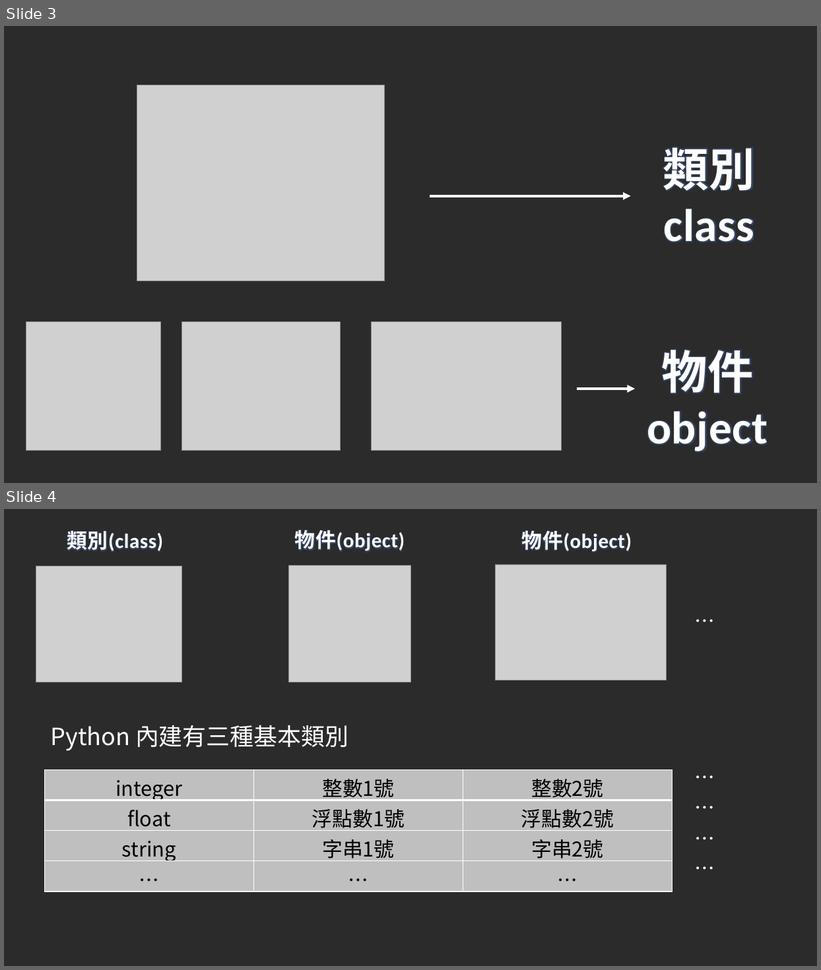
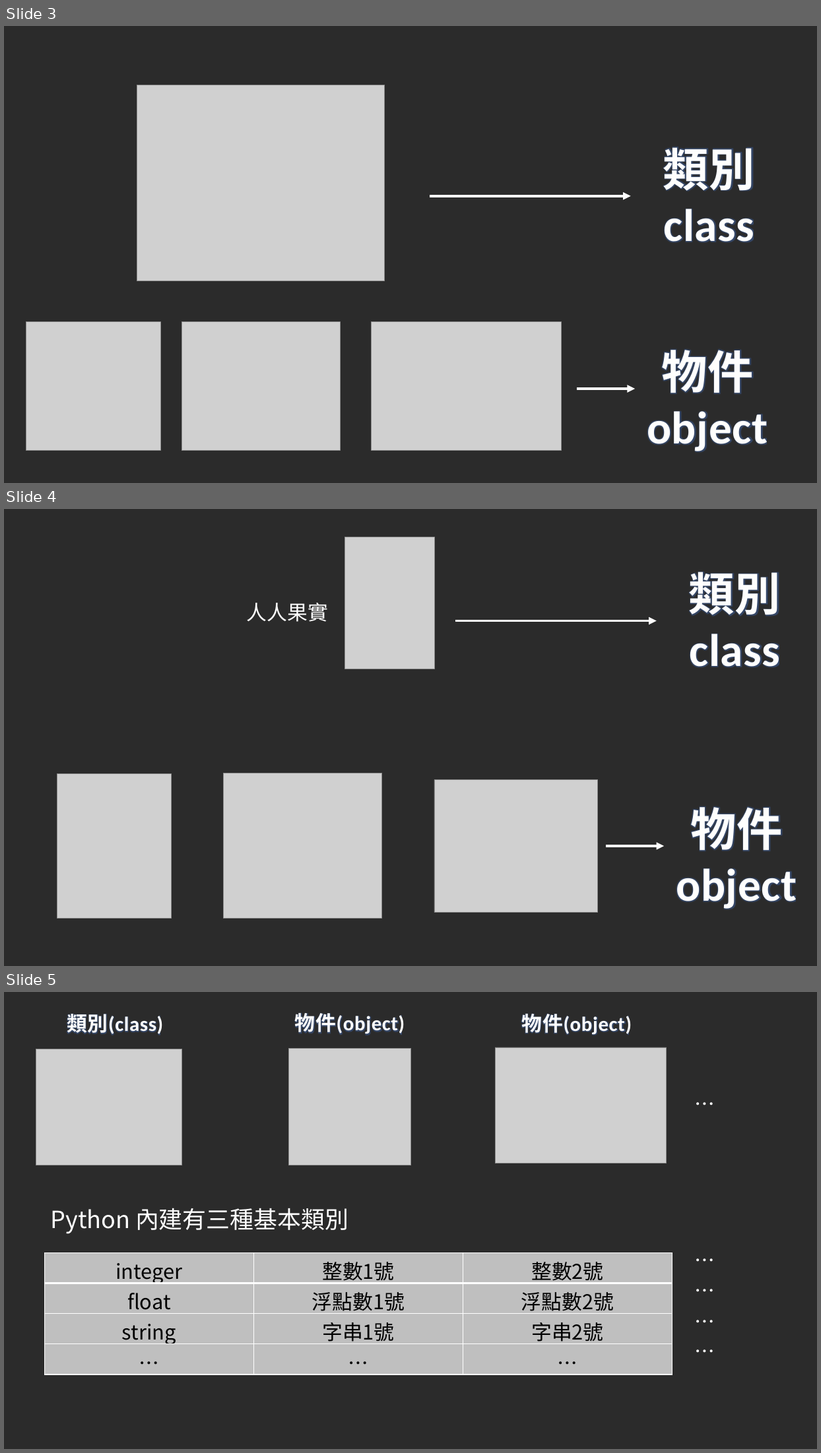
Before and after one commit to mychuang/AIworkshop, a slide deck: AIforWeather_ch02.pptx. Shown one above the other, each under a label of ours: slides 3 and 4 before the commit, slides 3, 4 and 5 after it. The pictures are 821x970 and 821x1453 pixels, drawn with LibreOffice and Linux fonts; fonts in the diff are those of the drawing; grey boxes stand for pictures; background and template pictures are left out; a plain dark background stands for a picture behind light text. Boxes give left, top, right and bottom in pixels: in the first picture for what was removed or moved away, otherwise in the second. Text is boxed around its words. In the diff, an @@ line names an element or a change of style, - is before the commit and + after.

Commit message:
Add new figure for OOP

```diff
--- a/AIforWeather_ch02.pptx
+++ b/AIforWeather_ch02.pptx
@@ slide 4 added at [4, 509, 817, 966], background picture (left out) @@
@@ picture added at [345, 537, 435, 669] @@
@@ text added at [689, 564, 781, 667], 54 pt, text #FEFEFE, bold @@
+類別
+class
@@ text added at [247, 603, 328, 622], 24 pt, text #FFFFFF @@
+人人果實
@@ arrow added from (456, 621) to (657, 621), #FFFFFF 3 pt @@
@@ picture added at [57, 774, 171, 918] @@
@@ picture added at [224, 773, 382, 918] @@
@@ picture added at [435, 780, 598, 913] @@
@@ text added at [676, 807, 797, 910], 54 pt, text #FEFEFE, bold @@
+物件
+object
@@ arrow added from (606, 846) to (664, 846), #FFFFFF 3 pt @@
@@ what was slide 4 is now slide 5 @@
```
